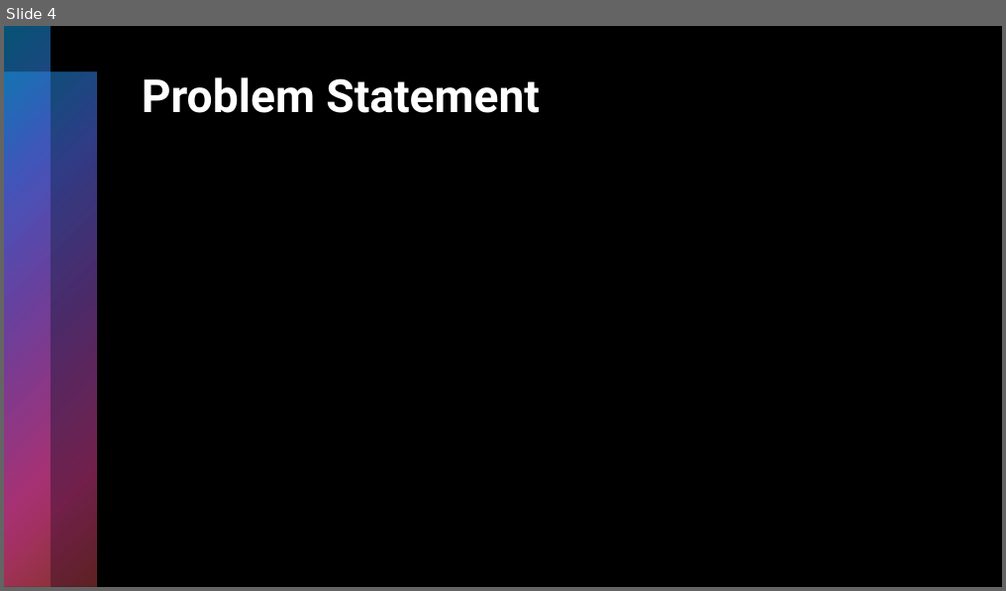
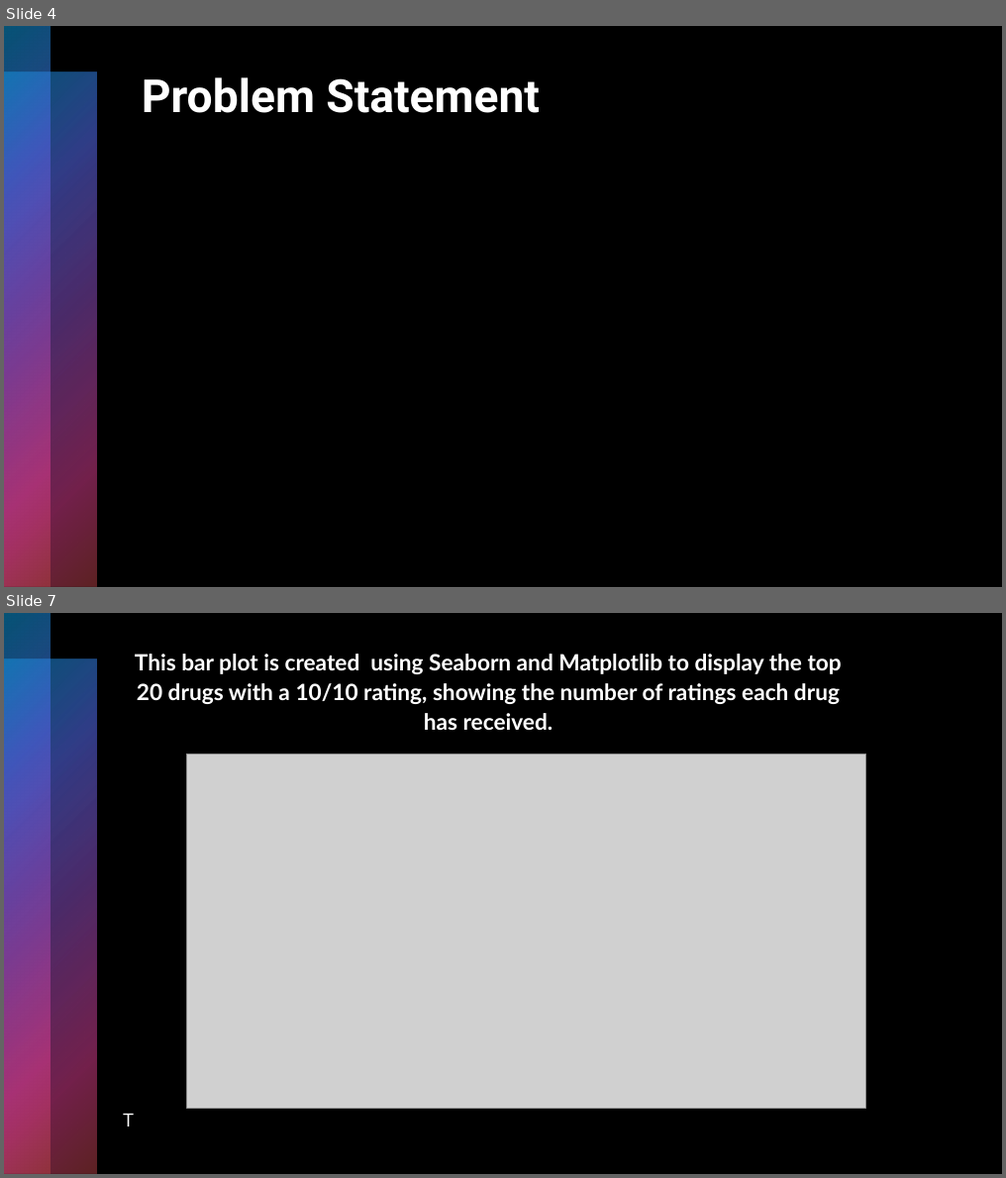
Before and after one commit to Shritej24c/drug_review_NLP, a slide deck: Plots/Drug Review.pptx. Shown one above the other, each under a label of ours: slide 4 before the commit, slides 4 and 7 after it; the slides between them are not shown. The pictures are 1006x591 and 1006x1178 pixels, drawn with LibreOffice and Linux fonts; fonts in the diff are those of the drawing; grey boxes stand for pictures. Boxes give left, top, right and bottom in pixels: in the first picture for what was removed or moved away, otherwise in the second. Text is boxed around its words. In the diff, an @@ line names an element or a change of style, - is before the commit and + after.

```diff
--- a/Plots/Drug Review.pptx
+++ b/Plots/Drug Review.pptx
@@ slide 7 added at (4, 613, 1002, 1174), background #000000; not listed: 2 template elements that a slide beside it also shows @@
@@ title added at (135, 654, 842, 704), 21.6 pt, text #FFFFFF, bold @@
+This bar plot is created using Seaborn and Matplotlib to display the top 20 drugs with a 10/10 rating, showing the number of ratings each drug has received.
@@ picture added at (187, 755, 866, 1109) @@
@@ text added at (123, 1113, 134, 1127), 20 pt, text #FFFFFF @@
+T
```
Also in this commit, not shown: 1 slide changed, 16 other slides added, 1 slide removed, 3 other files.
